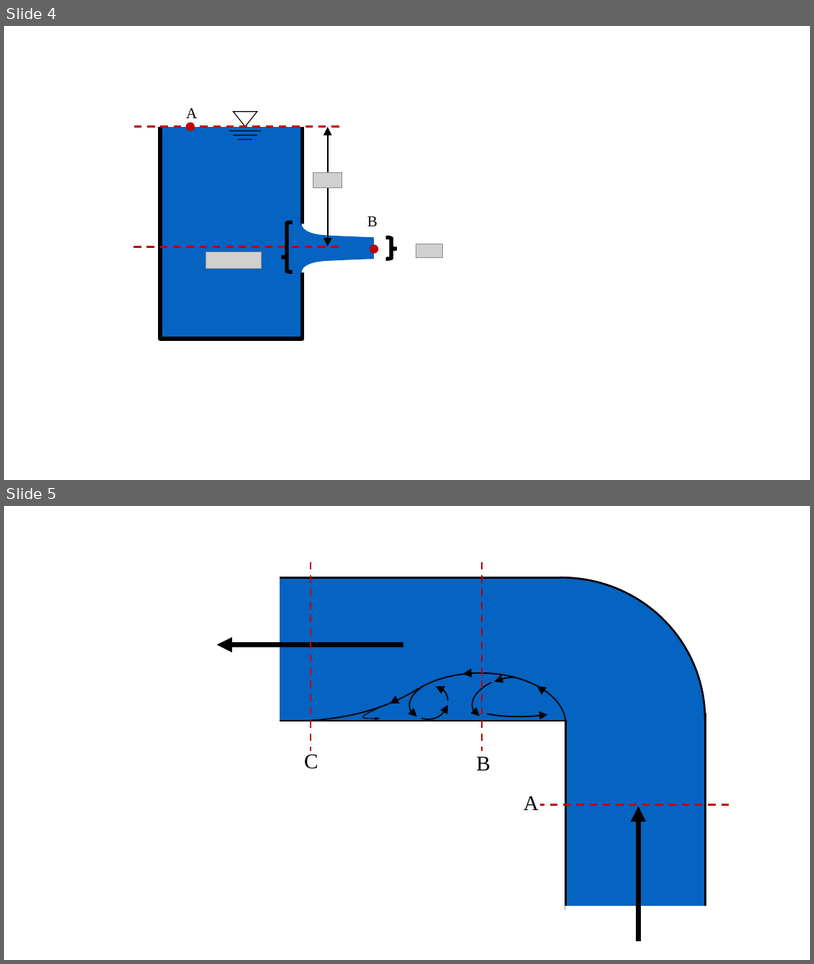
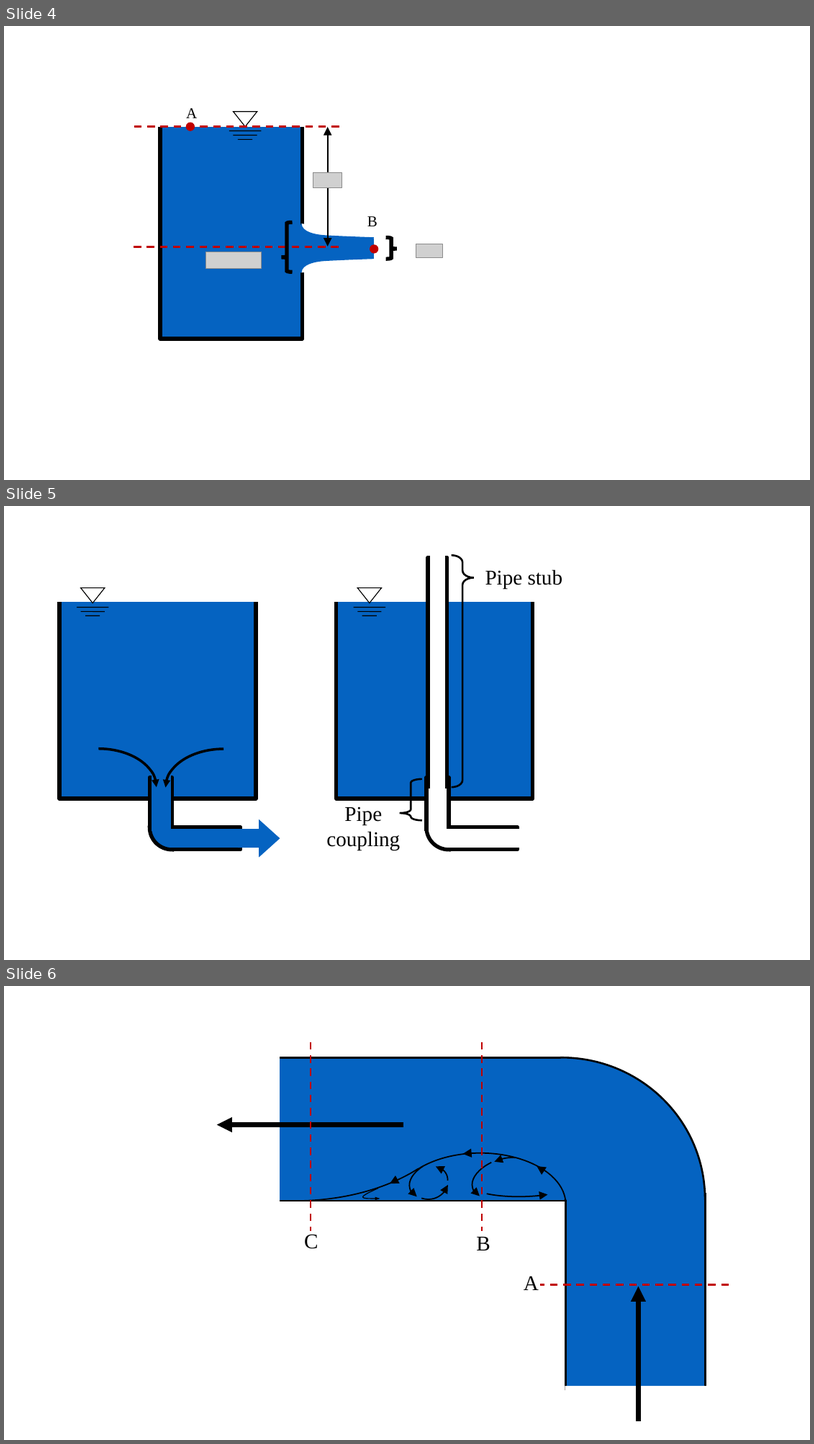
Before and after one commit to AguaClara/SWOT, a slide deck: Summary Sheets/Diagrams.pptx. Shown one above the other, each under a label of ours: slides 4 and 5 before the commit, slides 4, 5 and 6 after it. The pictures are 814x964 and 814x1444 pixels, drawn with LibreOffice and Linux fonts; fonts in the diff are those of the drawing; grey boxes stand for pictures. Boxes give left, top, right and bottom in pixels: in the first picture for what was removed or moved away, otherwise in the second. Text is boxed around its words. In the diff, an @@ line names an element or a change of style, - is before the commit and + after.

```diff
--- a/Summary Sheets/Diagrams.pptx
+++ b/Summary Sheets/Diagrams.pptx
@@ slide 5 added at box(4, 506, 810, 960), background #FFFFFF @@
@@ group added at box(41, 555, 563, 856): 10 freeform shapes, 6 lines, 2 triangles, 2 arc (boxed as its full ellipse)s, 2 rectangles, 2 left braces, 2 texts, 1 right arrow @@
+Pipe stub
+Pipe coupling
@@ what was slide 5 is now slide 6 @@
```
Also in this commit, not shown: 4 other files.
